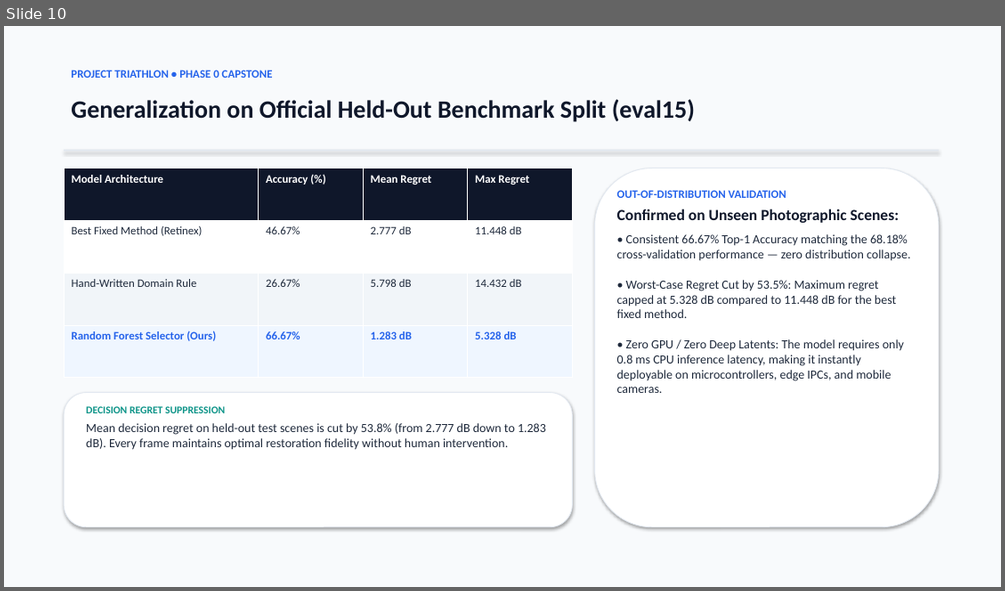
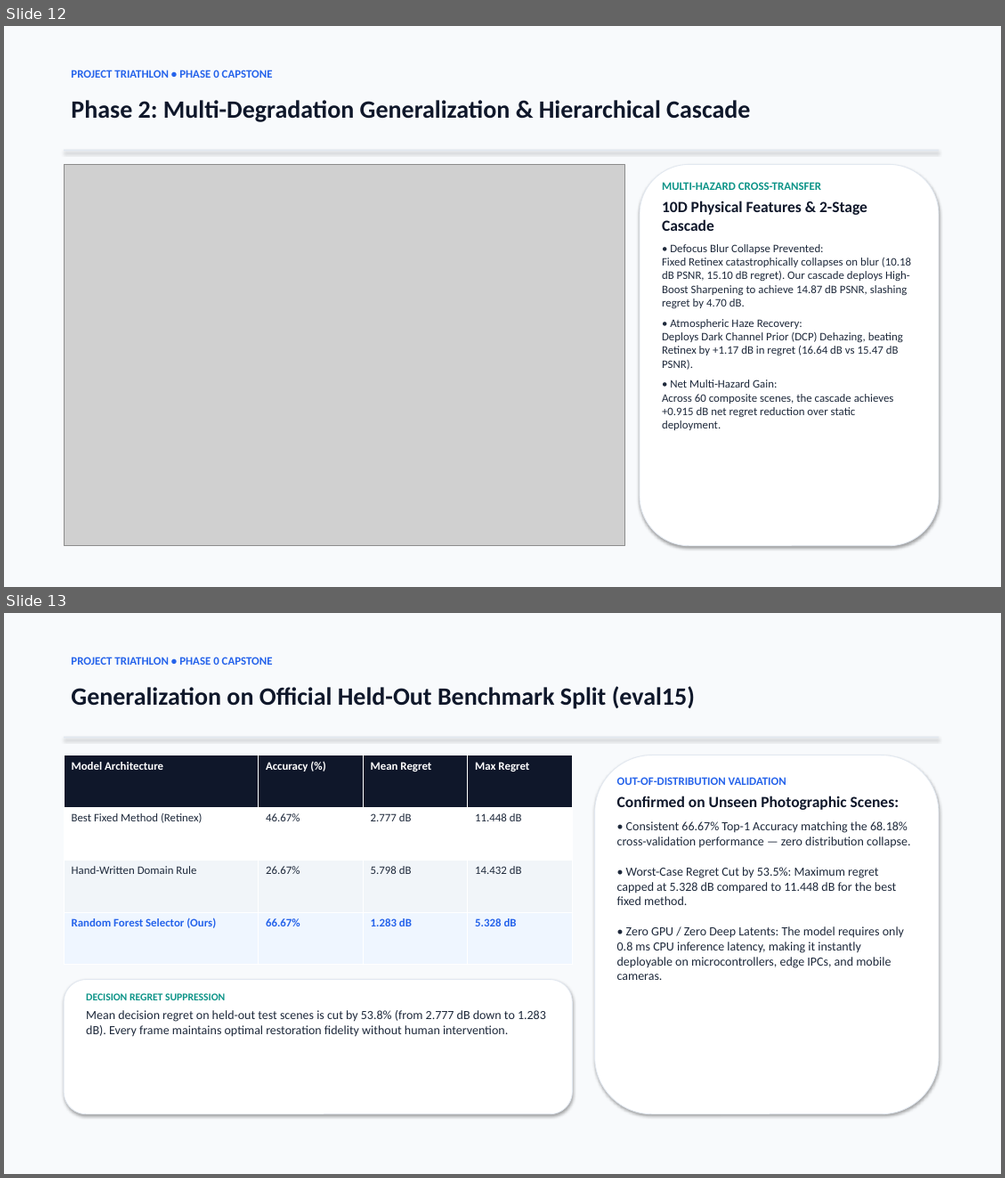
Before and after one commit to Suyashusesgit/Aiml_Sem5, a slide deck: report/Project_Triathlon_Executive_Presentation.pptx. Shown one above the other, each under a label of ours: slide 10 before the commit, slides 12 and 13 after it. The pictures are 1005x591 and 1005x1178 pixels, drawn with LibreOffice and Linux fonts; fonts in the diff are those of the drawing; grey boxes stand for pictures. Boxes give left, top, right and bottom in pixels: in the first picture for what was removed or moved away, otherwise in the second. Text is boxed around its words. In the diff, an @@ line names an element or a change of style, - is before the commit and + after.

```diff
--- a/report/Project_Triathlon_Executive_Presentation.pptx
+++ b/report/Project_Triathlon_Executive_Presentation.pptx
@@ slide 12 added at <box>4,26,1001,587</box>, background #FFFFFF @@
@@ rectangle added at <box>4,26,1001,587</box>, fill #F8FAFC @@
@@ text added at <box>71,70,273,78</box>, 11 pt, text #2563EB, bold @@
+PROJECT TRIATHLON • PHASE 0 CAPSTONE
@@ text added at <box>71,100,750,122</box>, 24 pt, text #0F172A, bold @@
+Phase 2: Multi-Degradation Generalization & Hierarchical Cascade
@@ rectangle added at <box>64,150,938,151</box>, fill #E2E8F0 @@
@@ picture added at <box>64,164,624,546</box> @@
@@ rounded rectangle added at <box>639,164,938,546</box>, fill #FFFFFF, outline #E2E8F0 0.75 pt @@
@@ text added at <box>662,182,911,430</box>, 11 pt, text #1E293B @@
+MULTI-HAZARD CROSS-TRANSFER
+10D Physical Features & 2-Stage Cascade
+• Defocus Blur Collapse Prevented:
+Fixed Retinex catastrophically collapses on blur (10.18 dB PSNR, 15.10 dB regret). Our cascade deploys High-Boost Sharpening to achieve 14.87 dB PSNR, slashing regret by 4.70 dB.
+• Atmospheric Haze Recovery:
+Deploys Dark Channel Prior (DCP) Dehazing, beating Retinex by +1.17 dB in regret (16.64 dB vs 15.47 dB PSNR).
+• Net Multi-Hazard Gain:
+Across 60 composite scenes, the cascade achieves +0.915 dB net regret reduction over static deployment.
@@ what was slide 10 is now slide 13 @@
```
Also in this commit, not shown: 2 slides changed, 2 other slides added, 9 other files.
